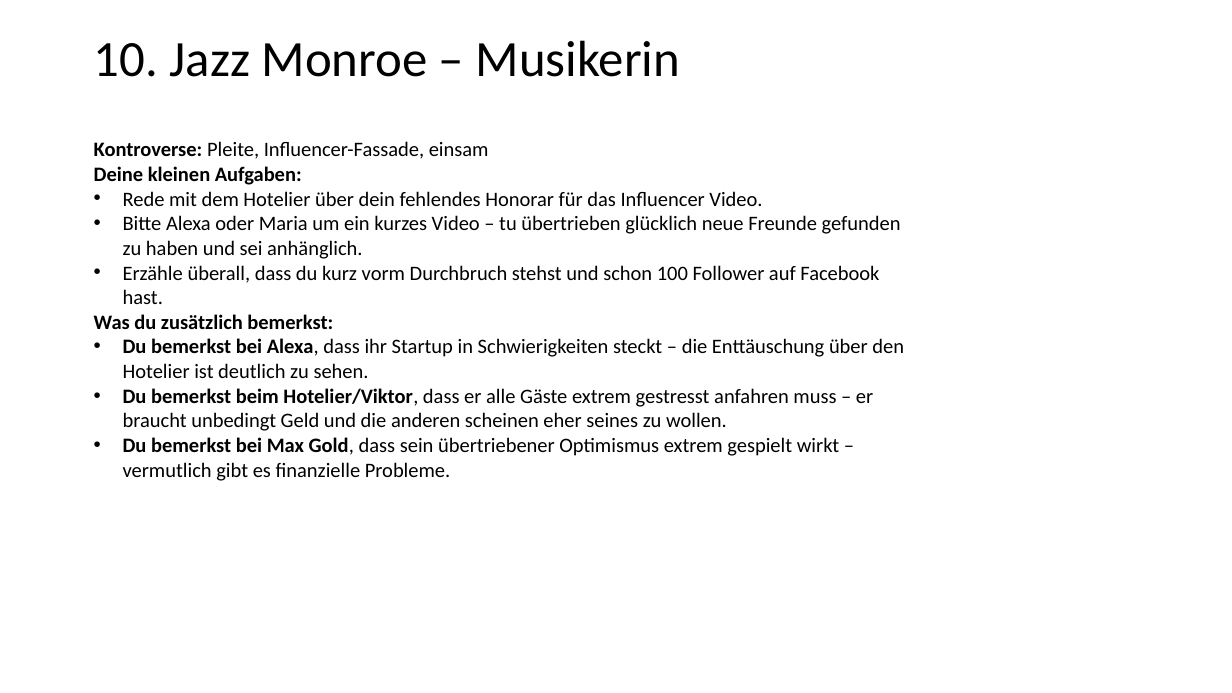
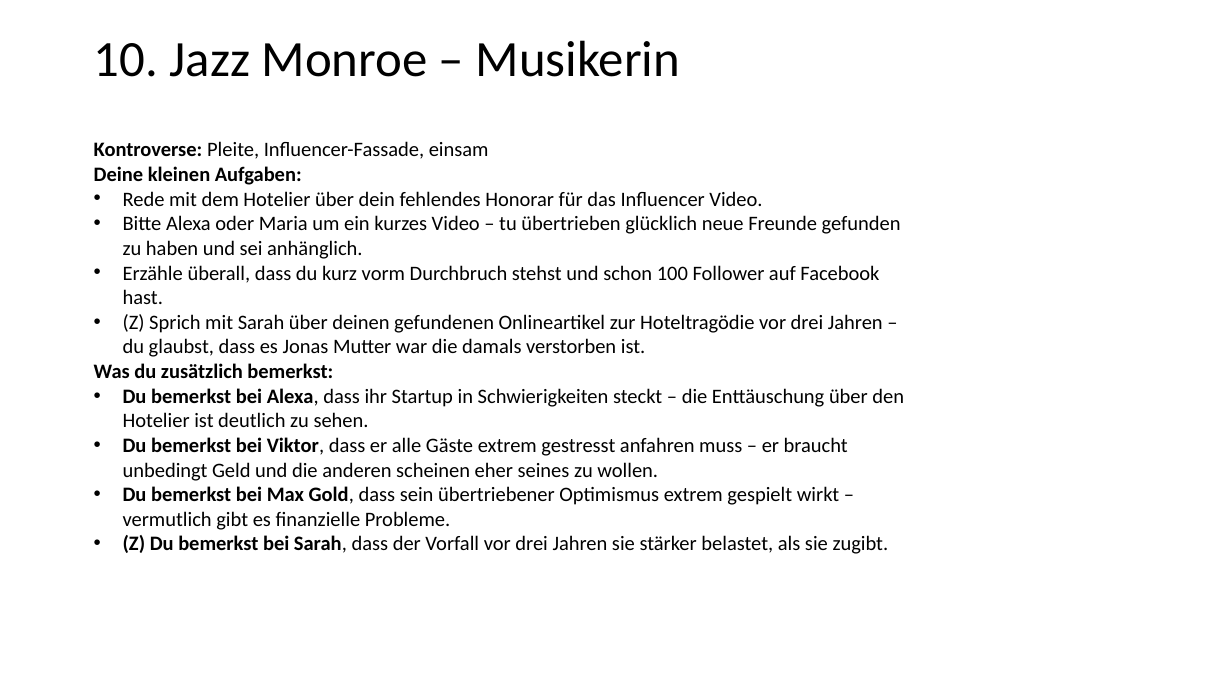
Before and after one commit to LkySlevin/krimidinner_app, a slide deck: slide 14 of Misc/Krimidinner.pptx (slide 15 before the commit). Drawn at 1232x693 pixels with LibreOffice and Linux fonts; fonts in the diff are those of the drawing. Boxes give left, top, right and bottom in pixels: in the first picture for what was removed or moved away, otherwise in the second. Text is boxed around its words. In the diff, an @@ line names an element or a change of style, - is before the commit and + after.

```diff
--- a/Misc/Krimidinner.pptx
+++ b/Misc/Krimidinner.pptx
@@ text at box(123, 314, 883, 357): paragraph added @@
+• (Z) Sprich mit Sarah über deinen gefundenen Onlineartikel zur Hoteltragödie vor drei Jahren – du glaubst, dass es Jonas Mutter war die damals verstorben ist.
@@ text at box(123, 437, 848, 481): text changed @@
-• Du bemerkst beim Hotelier/Viktor, dass er alle Gäste extrem gestresst anfahren muss – er braucht unbedingt Geld und die anderen scheinen eher seines zu wollen.
+• Du bemerkst bei Viktor, dass er alle Gäste extrem gestresst anfahren muss – er braucht unbedingt Geld und die anderen scheinen eher seines zu wollen.
@@ text at box(123, 535, 889, 554): paragraph added @@
+• (Z) Du bemerkst bei Sarah, dass der Vorfall vor drei Jahren sie stärker belastet, als sie zugibt.
```
Also in this commit, not shown: 8 other slides changed, 1 slide removed, 16 other files.
